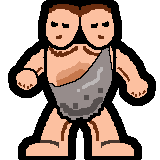
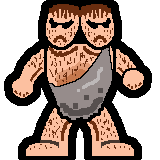
Two versions of the same layered image (160 × 160). Layer-by-layer changes:
removed layer "New Layer#29" over [left=49, top=9, right=78, bottom=39]
added layer "New Layer#41" above "New Layer#42" over [left=82, top=9, right=113, bottom=45]
added layer "New Layer#42" above "New Layer#35" over [left=82, top=9, right=113, bottom=45]
added layer "New Layer#35" above "New Layer#30" over [left=47, top=9, right=78, bottom=45]
removed layer "New Layer#26" over [left=82, top=9, right=111, bottom=39]
removed layer "New Layer#27" over [left=82, top=9, right=113, bottom=45]
added layer "New Layer#33" above "New Layer#25" over [left=49, top=52, right=94, bottom=82]
showed "New Layer#11" over [left=12, top=78, right=33, bottom=98]
hid "New Layer#15" over [left=14, top=68, right=38, bottom=92]
showed "New Layer#14" over [left=122, top=68, right=146, bottom=92]
hid "New Layer#5" over [left=127, top=78, right=148, bottom=98]
added layer "New Layer#34" above "New Layer#13" over [left=28, top=54, right=136, bottom=150]
hid "New Layer#32", painted on it over [left=8, top=9, right=156, bottom=150]
showed "New Layer#8", painted on it over [left=4, top=9, right=152, bottom=150]
